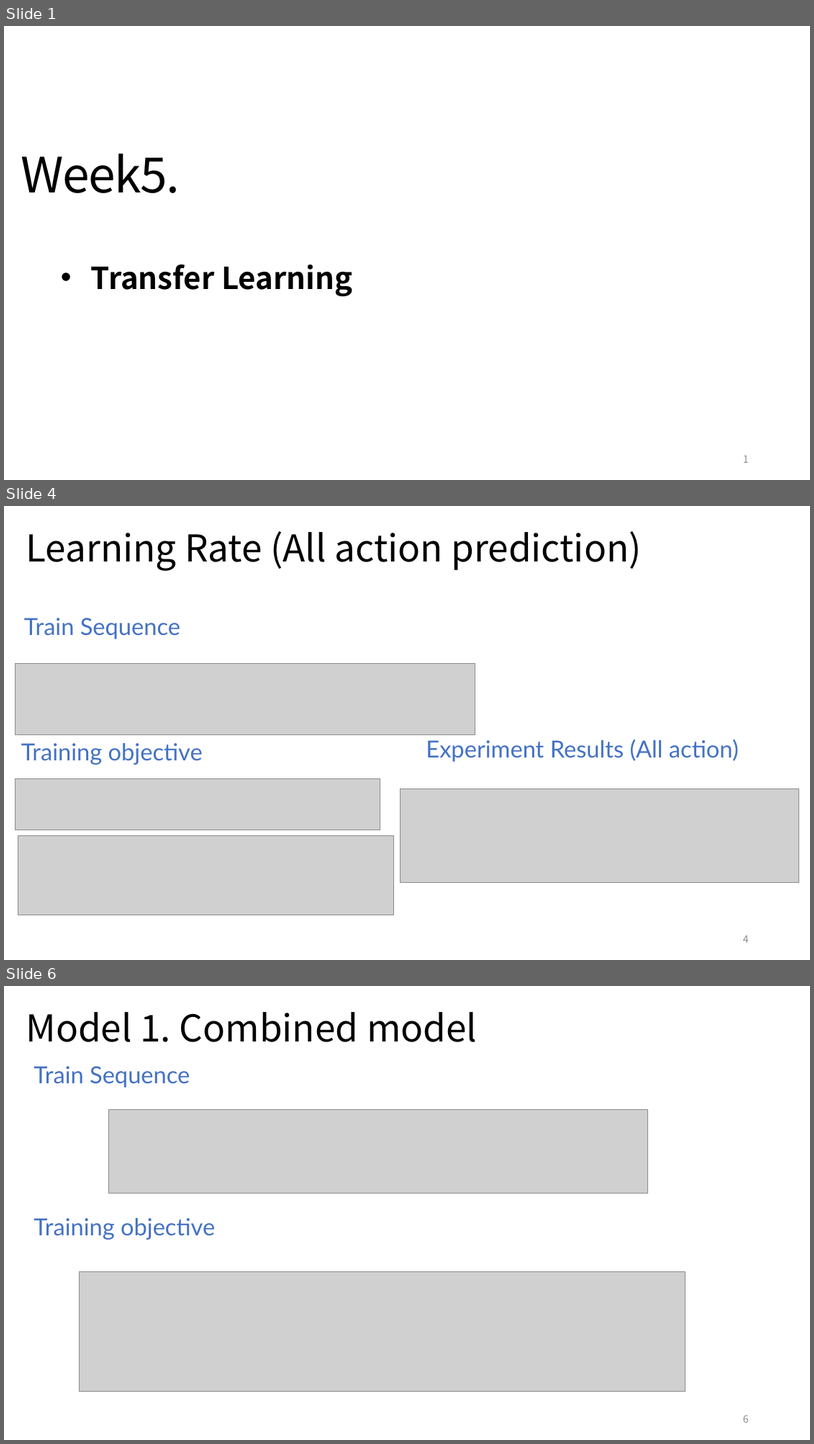
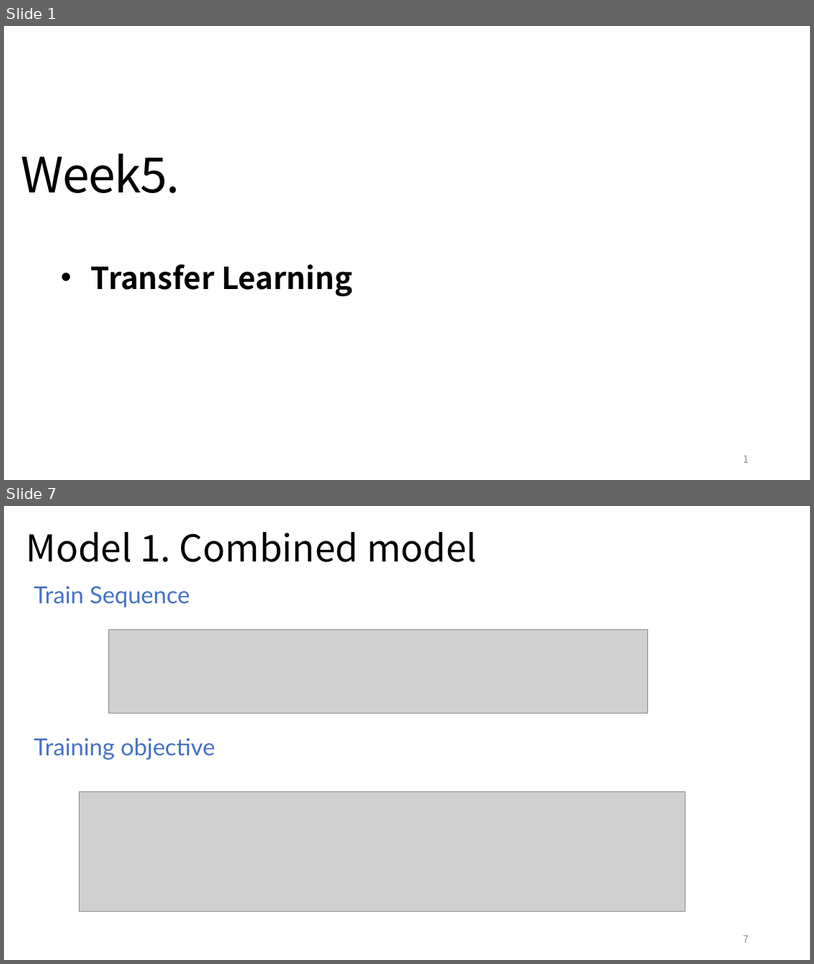
Before and after one commit to YunlongLin0125/Recommender-System, a slide deck: week5/Dissertation_5.pptx. Shown one above the other, each under a label of ours: slides 1, 4 and 6 before the commit, slides 1 and 7 after it; the slides between them are not shown. The pictures are 814x1444 and 814x964 pixels, drawn with LibreOffice and Linux fonts; fonts in the diff are those of the drawing; grey boxes stand for pictures. Boxes give left, top, right and bottom in pixels: in the first picture for what was removed or moved away, otherwise in the second. Text is boxed around its words. In the diff, an @@ line names an element or a change of style, - is before the commit and + after.

```diff
--- a/week5/Dissertation_5.pptx
+++ b/week5/Dissertation_5.pptx
@@ slide 4 removed at [4,506,810,960], background #FFFFFF @@
@@ title removed at [26,531,641,571] @@
-Learning Rate (All action prediction)
@@ text removed at [24,618,180,639] @@
-Train Sequence
@@ picture removed at [15,663,475,734] @@
@@ text removed at [21,743,203,764] @@
-Training objective
@@ text removed at [426,739,739,762] @@
-Experiment Results (All action)
@@ picture removed at [15,779,380,830] @@
@@ picture removed at [401,788,800,883] @@
@@ picture removed at [18,836,394,914] @@
@@ page number removed at [743,935,749,942] @@
-4
@@ what was slide 6 is now slide 7 @@
@@ page number at [743,935,749,942]: text changed @@
-6
+7
```
Also in this commit, not shown: 1 slide changed, 4 slides added, 2 other slides removed, 3 other files.
